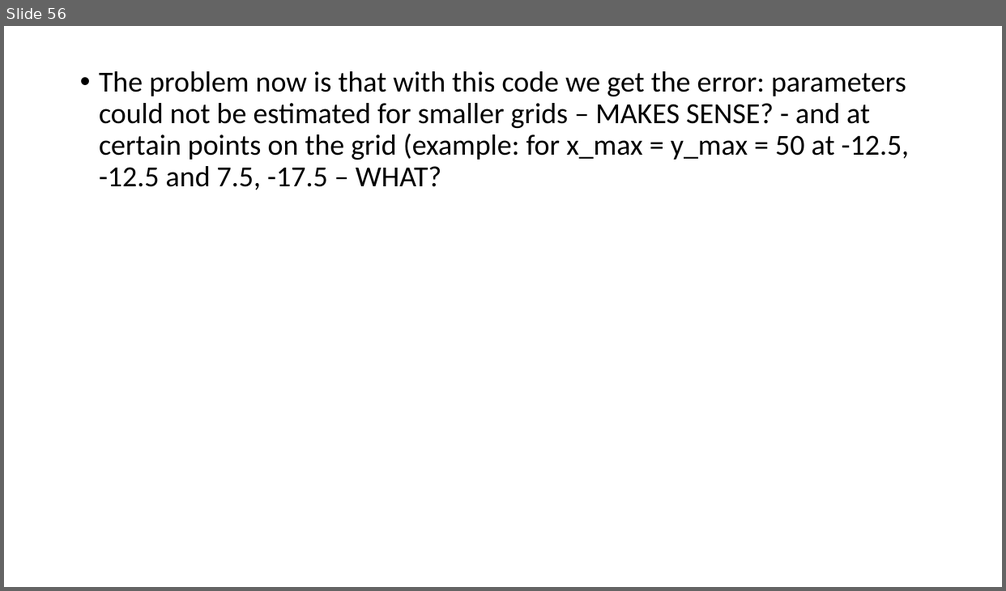
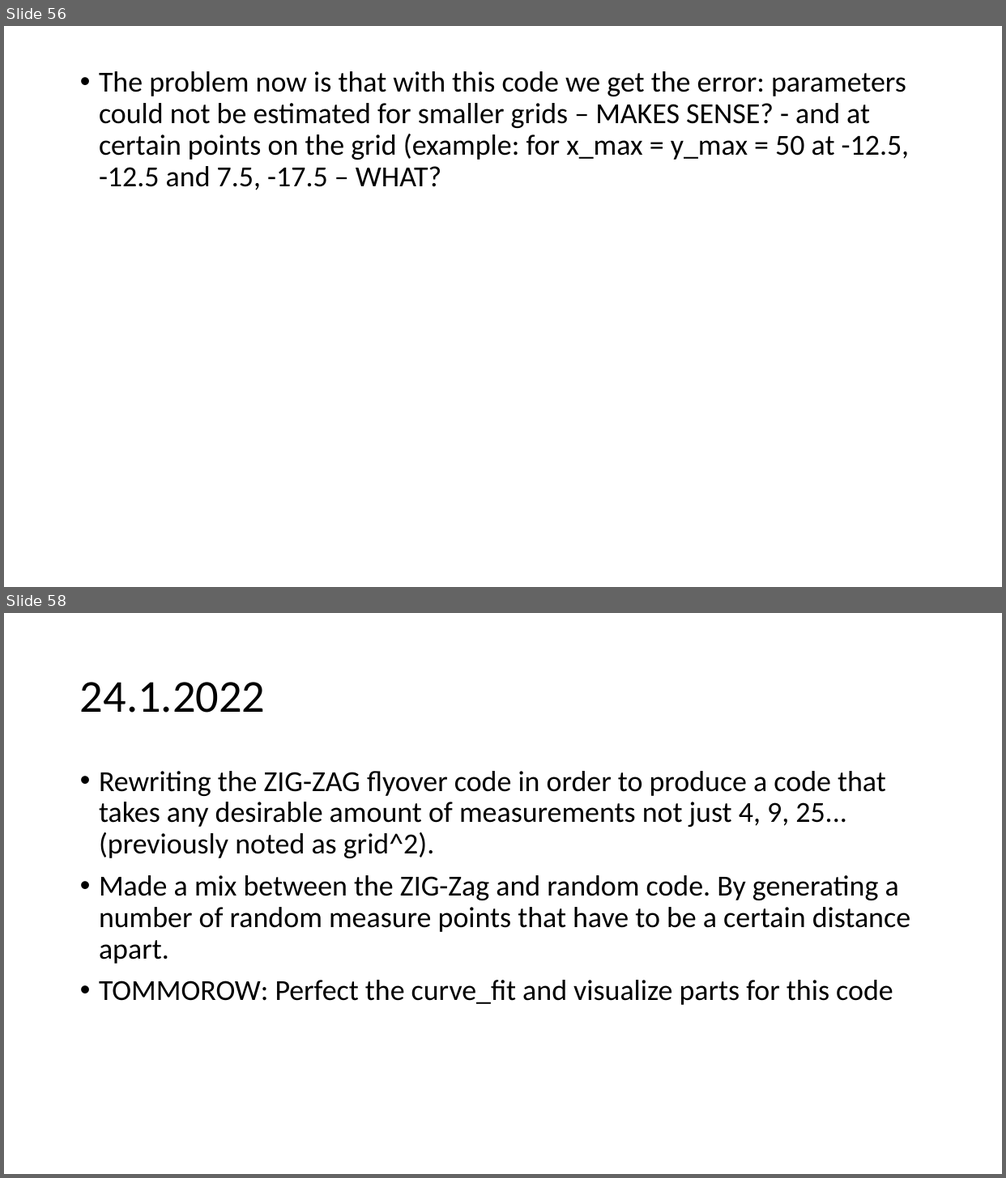
Before and after one commit to urhtrinko/DroneRadioactivity_student_job, a slide deck: reports/work_diary.pptx. Shown one above the other, each under a label of ours: slide 56 before the commit, slides 56 and 58 after it; the slides between them are not shown. The pictures are 1006x591 and 1006x1178 pixels, drawn with LibreOffice and Linux fonts; fonts in the diff are those of the drawing. Boxes give left, top, right and bottom in pixels: in the first picture for what was removed or moved away, otherwise in the second. Text is boxed around its words. In the diff, an @@ line names an element or a change of style, - is before the commit and + after.

```diff
--- a/reports/work_diary.pptx
+++ b/reports/work_diary.pptx
@@ slide 58 added at [4,613,1002,1174], background #FFFFFF @@
@@ title added at [80,682,266,713], 44 pt, text #000000 @@
+24.1.2022
@@ text added at [99,771,910,1005], 28 pt, text #000000 @@
+• Rewriting the ZIG-ZAG flyover code in order to produce a code that takes any desirable amount of measurements not just 4, 9, 25... (previously noted as grid^2).
+• Made a mix between the ZIG-Zag and random code. By generating a number of random measure points that have to be a certain distance apart.
+• TOMMOROW: Perfect the curve_fit and visualize parts for this code
```
Also in this commit, not shown: 1 slide changed.
